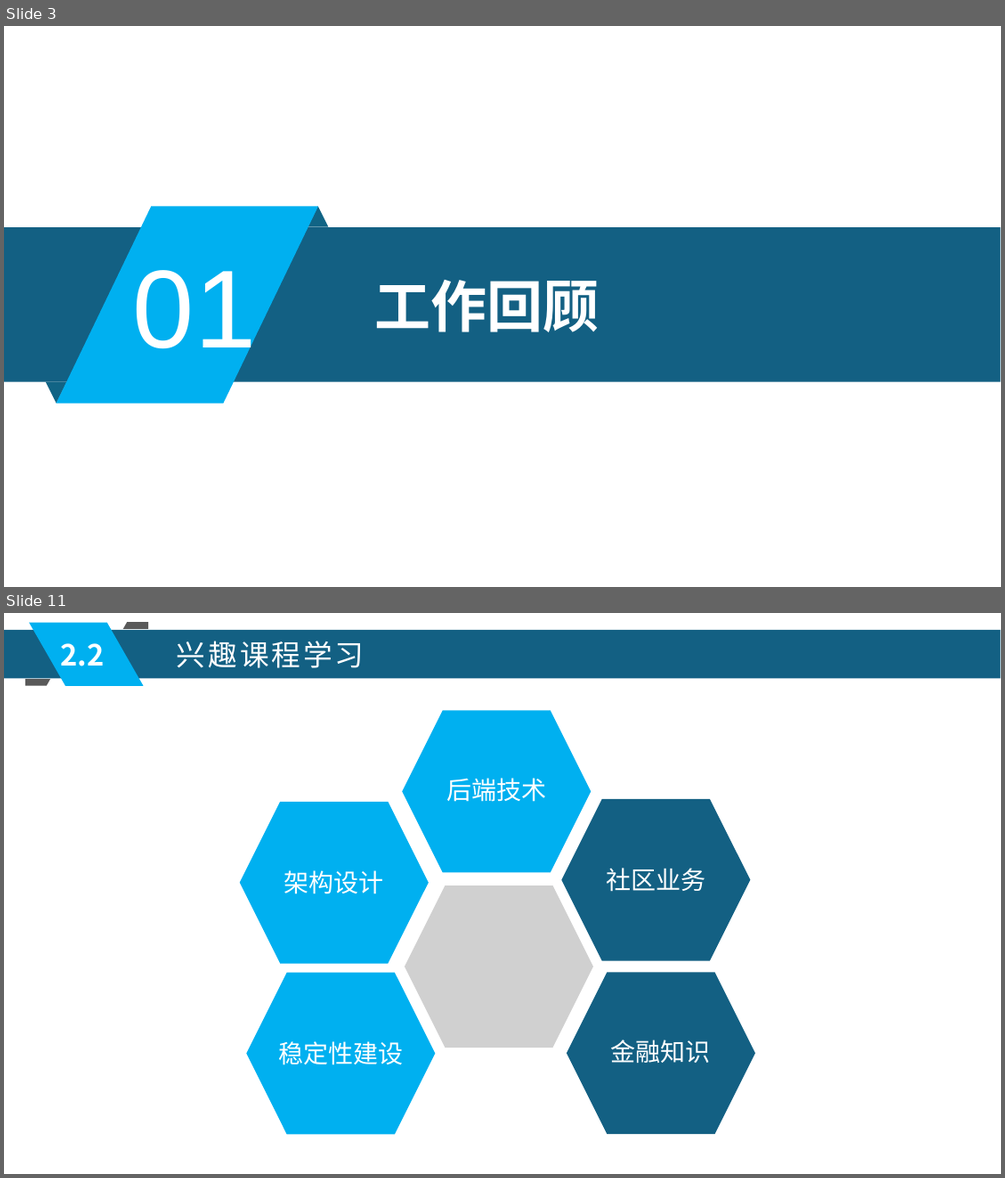
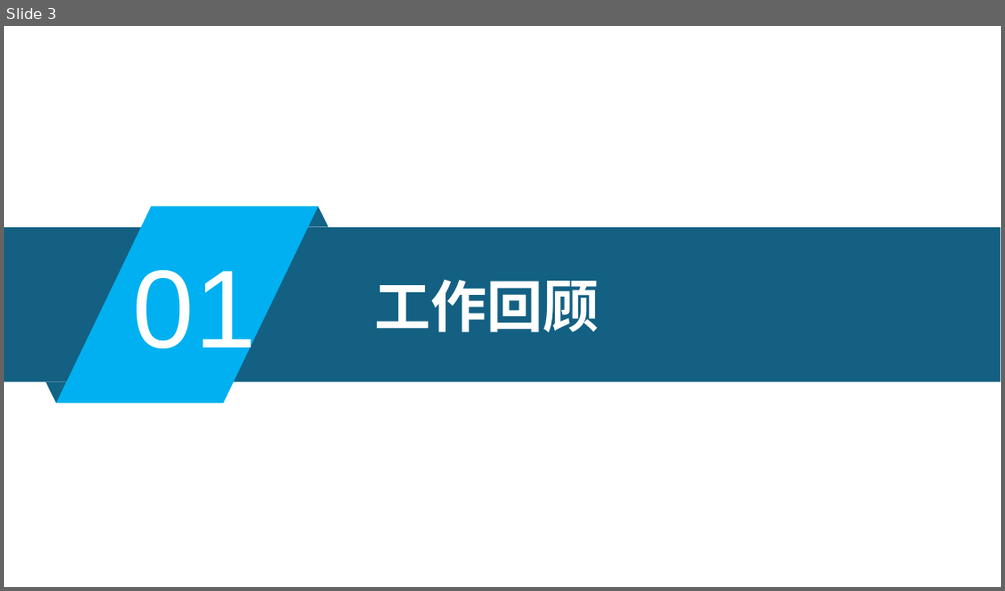
Before and after one commit to xljnc/husky-starter, a slide deck: doc/zzdb.pptx. Shown one above the other, each under a label of ours: slides 3 and 11 before the commit, slide 3 after it; the slides between them are not shown. The pictures are 1005x1178 and 1005x591 pixels, drawn with LibreOffice and Linux fonts; fonts in the diff are those of the drawing; grey boxes stand for pictures. Boxes give left, top, right and bottom in pixels: in the first picture for what was removed or moved away, otherwise in the second. Text is boxed around its words. In the diff, an @@ line names an element or a change of style, - is before the commit and + after.

```diff
--- a/doc/zzdb.pptx
+++ b/doc/zzdb.pptx
@@ slide 11 removed at [4,613,1001,1174], background #FFFFFF @@
@@ rectangle removed at [4,629,1001,678] @@
@@ parallelogram removed at [30,623,144,686] @@
@@ freeform shape removed at [123,622,148,629] @@
@@ text removed at [61,643,105,666] @@
-2.2
@@ text removed at [177,641,364,668] @@
-兴趣课程学习
@@ freeform shape removed at [25,679,51,686] @@
@@ hexagon removed at [402,710,591,873] @@
-后端技术
@@ hexagon removed at [562,799,751,962] @@
-社区业务
@@ freeform shape removed at [240,802,428,964] @@
-架构设计
@@ picture removed at [404,885,593,1047] @@
@@ freeform shape removed at [246,972,435,1135] @@
-稳定性建设
@@ hexagon removed at [566,972,755,1135] @@
-金融知识
```
Also in this commit, not shown: 11 slides changed, 4 slides added, 5 other slides removed, 1 other file.
